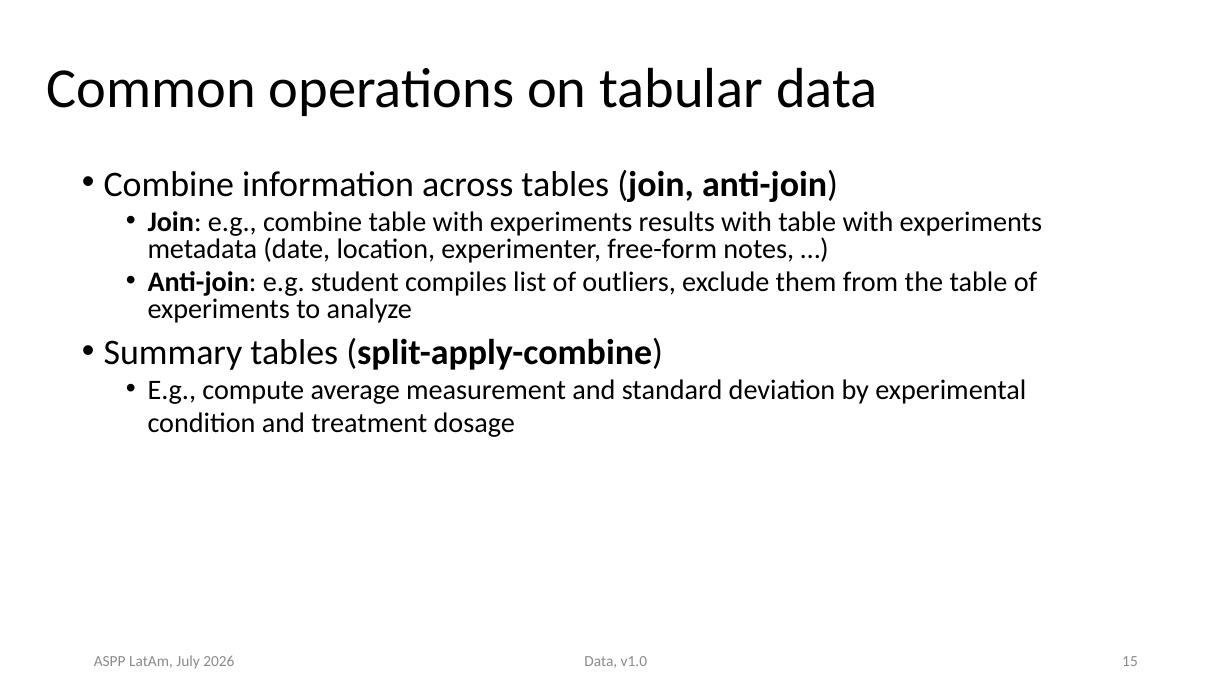
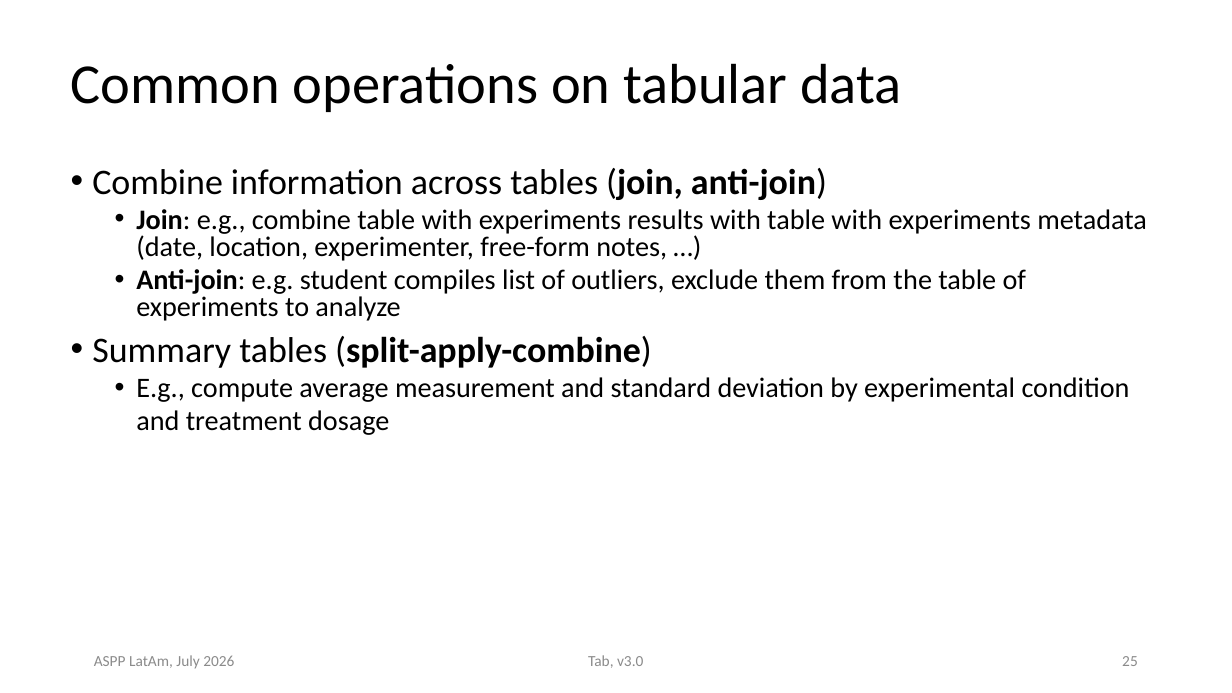
Before and after one commit to ASPP/data_class, a slide deck: slide 25 of tabular_data.pptx (slide 15 before the commit). Drawn at 1232x693 pixels with LibreOffice and Linux fonts; fonts in the diff are those of the drawing. Boxes give left, top, right and bottom in pixels: in the first picture for what was removed or moved away, otherwise in the second. Text is boxed around its words. In the diff, an @@ line names an element or a change of style, - is before the commit and + after.

Commit message:
powerpoint and exercises tabular complete

```diff
--- a/tabular_data.pptx
+++ b/tabular_data.pptx
@@ title "Common operations on tabular data": place and size @@
-title "Common operations on tabular data" at [47,67,877,116]
+title "Common operations on tabular data" at [71,63,901,112]
@@ text "Combine information across tables (join, ..." rewrapped from [104,170,1042,442] to [92,168,1147,441] @@
@@ text at [588,655,643,668]: text changed @@
-Data, v1.0
+Tab, v3.0
@@ page number at [1122,656,1138,666]: text changed @@
-15
+25
```
Also in this commit, not shown: 66 other slides changed, 17 slides added, 3 slides removed, 21 other files.
